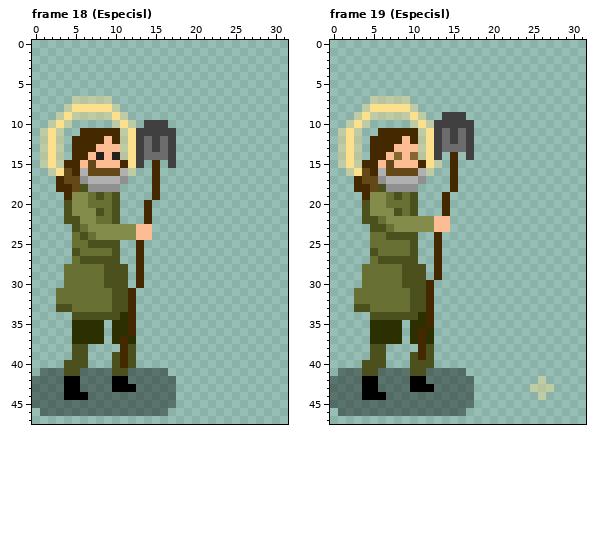
A pixel-art file gets an edit: Arte/San_Isidro_Full.aseprite. Above, as it was before the edit.
32x48 pixels, 28 frames. Colours within 5 levels of each other are drawn and written as one. Shown: frame 18 (Especisl), frame 19 (Especisl). The commit also changed other frames, which this record leaves out.
New version:
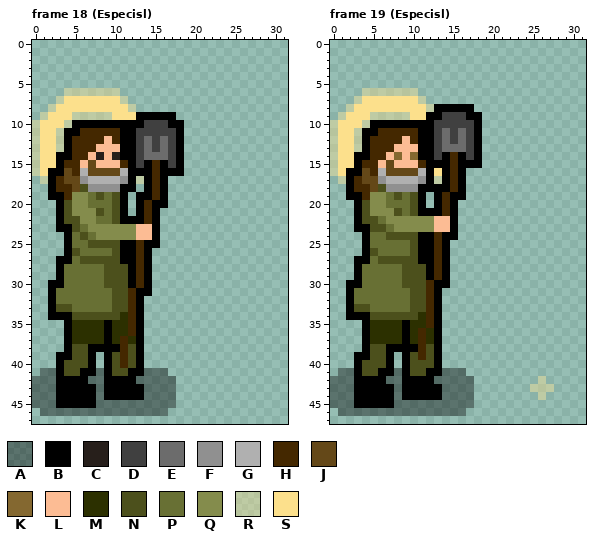
Palette (. is transparent): A #00000065  B #000000  C #271f1b  D #404040  E #6c6c6c  F #909090  G #b0b0b0  H #442800  J #644818  K #846830  L #fcbc94  M #2c3000  N #4c501c  P #687034  Q #848c4c  R #fce08c65  S #fce08c
Diff:
Frame 18 (Especisl), layers "Layer 3 Copy", "Layer 5":
y 6: x 4..10 ....... -> RRRRRRR
y 7: x 3..11 ..RRRRR.. -> RSSSSSSSR
y 8: x 2..4 ..R -> RSS; x 10..12 R.. -> SSR
y 9: x 1..3 ..R -> RSS; x 11..17 R...... -> SSBBBBB
y 10: x 0..2 ..R -> RSS; x 5..13 .....RSR. -> BBBBBBBBB; x 17..18 .. -> BB
y 11: x 0..1 .R -> RS; x 4..5 .. -> BB; x 11..12 RS -> BB; x 18 . -> B
y 12..13: x 0..1 .R -> RS; x 4 . -> B; x 11..12 RS -> BB; x 18 . -> B
y 14: x 0..1 .R -> RS; x 3..4 R. -> BB; x 11..12 RS -> BB; x 18 . -> B
y 15: x 0..1 .R -> RS; x 3 R -> B; x 12 S -> B; x 14 . -> B; x 16 . -> B; x 18 . -> B
y 16: x 0..3 ..RS -> RSBB; x 12..14 R.. -> BBB; x 16..18 ... -> BBB
y 17: x 1..2 .. -> RB; x 12..14 ... -> BRB; x 16 . -> B
y 18: x 2 . -> B; x 11..12 .. -> BB; x 14 . -> B; x 16 . -> B
y 19: x 2..3 .. -> BB; x 11 . -> B; x 13..14 .. -> BB; x 16 . -> B
y 20: x 3 . -> B; x 11 . -> B; x 13 . -> B; x 15..16 .. -> BB
y 21: x 3 . -> B; x 11 . -> B; x 13 . -> B; x 15 . -> B
y 22: x 3 . -> B; x 11..13 ... -> BBB; x 15 . -> B
y 23: x 3..4 .. -> BB; x 15 . -> B
y 24: x 4 . -> B; x 15 . -> B
y 25: x 4 . -> B; x 11..12 .. -> BB; x 14..15 .. -> BB
y 26: x 4 . -> B; x 11..12 .. -> BB; x 14 . -> B
y 27: x 3..4 .. -> BB; x 11..12 .. -> BB; x 14 . -> B
y 28..29: x 3 . -> B; x 12 . -> B; x 14 . -> B
y 30: x 2..3 .. -> BB; x 12 . -> B; x 14 . -> B
y 31: x 2 . -> B; x 13..14 .. -> BB
y 32..33: x 2 . -> B; x 13 . -> B
y 34: x 2..4 ... -> BBB; x 13 . -> B
y 35..37: x 4 . -> B; x 9 . -> B; x 13 . -> B
y 38: x 4 . -> B; x 7..10 .... -> BBBB; x 13 . -> B
y 39: x 3..4 .. -> BB; x 7 . -> B; x 9 . -> B; x 13 . -> B
y 40: x 3 . -> B; x 7 . -> B; x 9 . -> B; x 13 . -> B
y 41: x 3 A -> B; x 6..7 AA -> BB; x 9 A -> B; x 12..13 AA -> BB
y 42: x 3 A -> B; x 6 A -> B; x 9 A -> B; x 12 A -> B
y 43: x 3 A -> B; x 6..7 AA -> BB; x 9 A -> B; x 13 A -> B
y 44: x 3 A -> B; x 7 A -> B; x 9..13 AAAAA -> BBBBB
y 45: x 3..7 AAAAA -> BBBBB
Frame 19 (Especisl), layers "Layer 3 Copy", "Layer 5":
y 6: x 4..10 ....... -> RRRRRRR
y 7: x 3..11 ..RRRRR.. -> RSSSSSSSR
y 8: x 2..4 ..R -> RSS; x 10..17 R....... -> SSRBBBBB
y 9: x 1..3 ..R -> RSS; x 11..13 R.. -> SBB; x 17..18 .. -> BB
y 10: x 0..2 ..R -> RSS; x 5..12 .....RSR -> BBBBBBBB; x 18 . -> B
y 11: x 0..1 .R -> RS; x 4..5 .. -> BB; x 11..12 RS -> BB; x 18 . -> B
y 12..13: x 0..1 .R -> RS; x 4 . -> B; x 11..12 RS -> BB; x 18 . -> B
y 14: x 0..1 .R -> RS; x 3..4 R. -> BB; x 11..12 RS -> BB; x 14 . -> B; x 16 . -> B; x 18 . -> B
y 15: x 0..1 .R -> RS; x 3 R -> B; x 12..14 SR. -> BBB; x 16..18 ... -> BBB
y 16: x 0..3 ..RS -> RSBB; x 12..14 R.. -> BSB; x 16 . -> B
y 17: x 1..2 .. -> RB; x 12..14 ... -> BRB; x 16 . -> B
y 18: x 2 . -> B; x 11..14 .... -> BBBB; x 16 . -> B
y 19: x 2..3 .. -> BB; x 11 . -> B; x 13 . -> B; x 15..16 .. -> BB
y 20: x 3 . -> B; x 11 . -> B; x 13 . -> B; x 15 . -> B
y 21: x 3 . -> B; x 11..13 ... -> BBB; x 15 . -> B
y 22: x 3 . -> B; x 15 . -> B
y 23: x 3..4 .. -> BB; x 15 . -> B
y 24: x 4 . -> B; x 11..12 .. -> BB; x 14..15 .. -> BB
y 25..26: x 4 . -> B; x 11..12 .. -> BB; x 14 . -> B
y 27: x 3..4 .. -> BB; x 11..12 .. -> BB; x 14 . -> B
y 28..29: x 3 . -> B; x 12 . -> B; x 14 . -> B
y 30: x 2..3 .. -> BB; x 13..14 .. -> BB
y 31..33: x 2 . -> B; x 13 . -> B
y 34: x 2..4 ... -> BBB; x 13 . -> B
y 35..37: x 4 . -> B; x 9 . -> B; x 13 . -> B
y 38: x 4 . -> B; x 7..10 .... -> BBBB; x 13 . -> B
y 39: x 3..4 .. -> BB; x 7 . -> B; x 9 . -> B; x 13 . -> B
y 40: x 3 . -> B; x 7 . -> B; x 9 . -> B; x 13 . -> B
y 41: x 3 A -> B; x 6..7 AA -> BB; x 9 A -> B; x 12..13 AA -> BB
y 42: x 3 A -> B; x 6 A -> B; x 9 A -> B; x 12 A -> B
y 43: x 3 A -> B; x 6..7 AA -> BB; x 9 A -> B; x 13 A -> B
y 44: x 3 A -> B; x 7 A -> B; x 9..13 AAAAA -> BBBBB
y 45: x 3..7 AAAAA -> BBBBB
Pixel boxes of the changes (left, top, right, bottom) in both pictures:
changed: (32, 88, 184, 408)
changed: (330, 88, 482, 408)
